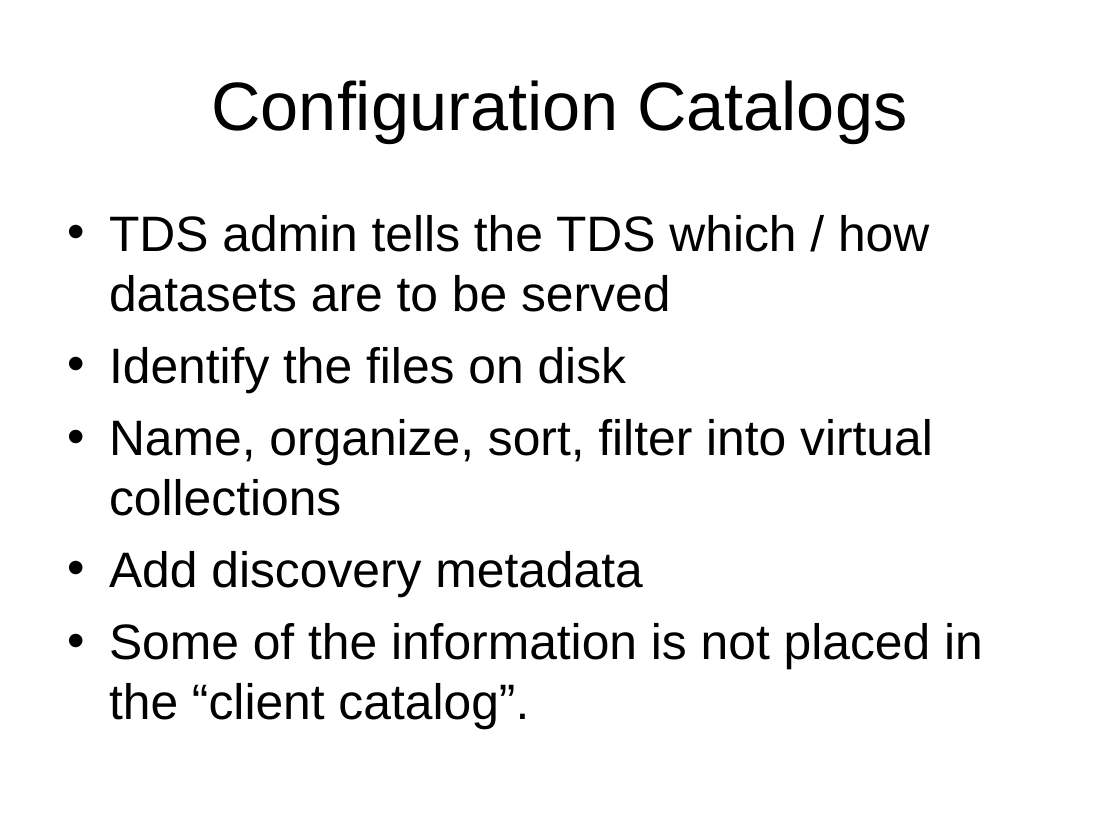
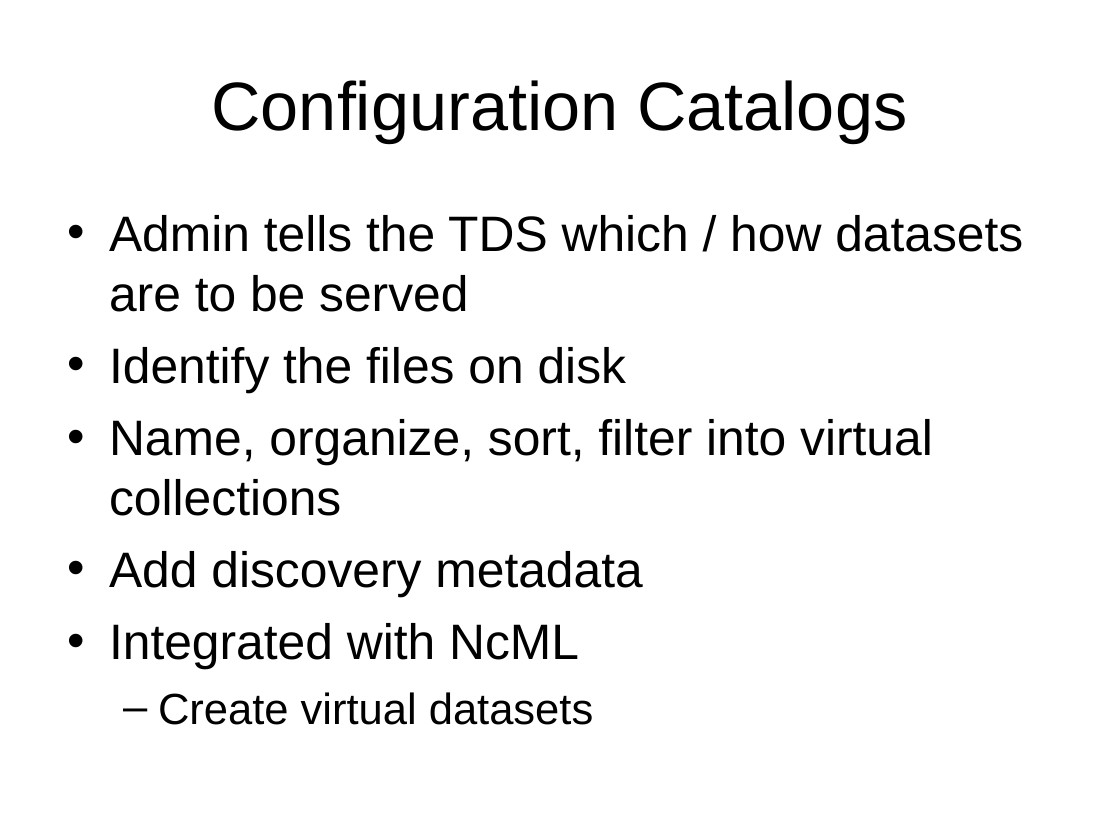
Before and after one commit to ooici-eoi/THREDDS, a slide deck: slide 11 of docs/web/thredds/tech/tutorial/TDSOverview.ppt (slide 8 before the commit). Drawn at 1120x840 pixels with LibreOffice and Linux fonts; fonts in the diff are those of the drawing; background and template pictures are left out. Boxes give left, top, right and bottom in pixels: in the first picture for what was removed or moved away, otherwise in the second. Text is boxed around its words. In the diff, an @@ line names an element or a change of style, - is before the commit and + after.

```diff
--- a/docs/web/thredds/tech/tutorial/TDSOverview.ppt
+++ b/docs/web/thredds/tech/tutorial/TDSOverview.ppt
@@ text at bbox=[109, 215, 1023, 312]: text changed @@
-• TDS admin tells the TDS which / how datasets are to be served
+• Admin tells the TDS which / how datasets are to be served
@@ text at bbox=[109, 623, 594, 725]: text changed; size 32 to 28 pt @@
-• Some of the information is not placed in the “client catalog”.
+• Integrated with NcML
+  – Create virtual datasets
```
Also in this commit, not shown: 8 other slides changed, 4 slides added, 2 slides removed, 5 other files.
